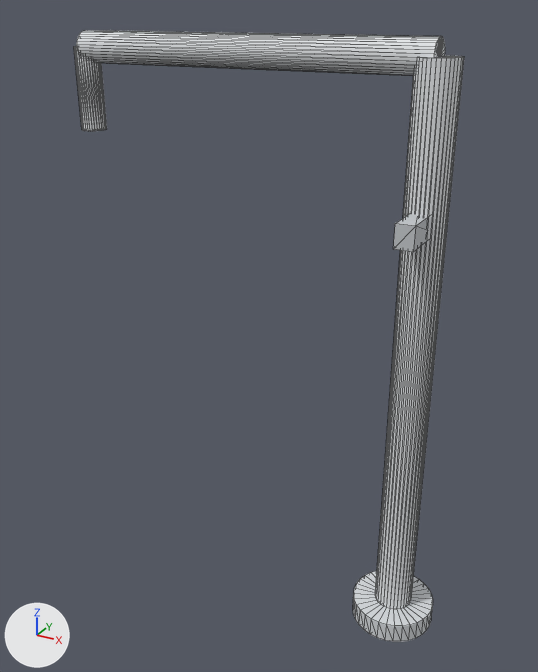
The glTF model props/filtertap-its.glb: old version first, new version second.
One viewpoint serves both versions: a 50 mm camera at (272.0, -314.0, 284.0) aimed at (112.0, -24.0, 139.0). Every picture has the same lights, and +X, +Y and +Z are marked at lower left. The picture after the commit comes second. Mesh edges are drawn as thin lines. Vertices at exactly the same position are counted once.
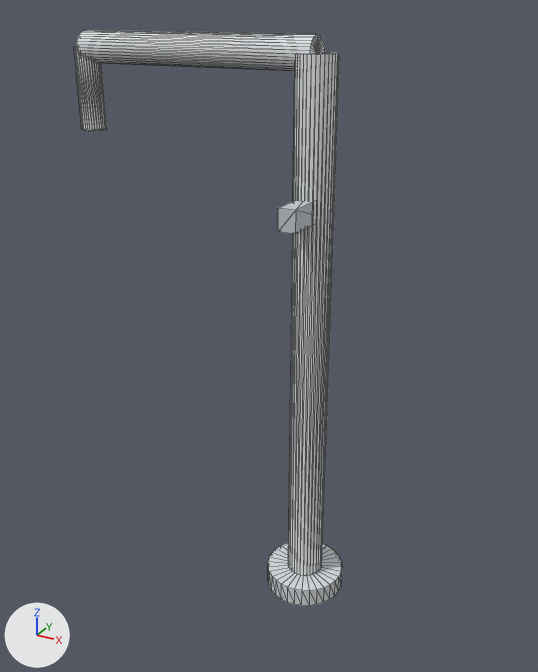
The change, as JSON lines over the scene's bpy script:
```json
{"block": "me_mesh_0", "where": "# used by ob_mesh_0; location = (0.0, 0.0, 0.0)"}
{"op": "remove", "block": "me_mesh_0", "code": "me_mesh_0.from_pydata(...)  # 269 vertices, 524 faces; spans x 9.0..205.0, y -50.0..-5.0, z 0.0..275.0"}
{"op": "add", "block": "me_mesh_0", "code": "me_mesh_0.from_pydata(...)  # 269 vertices, 524 faces; spans x 9.0..155.0, y -50.0..-5.0, z 0.0..275.0"}
{"block": "me_mesh_0", "change": "me_mesh_0 part 1: the loose piece of 8 vertices spanning x 181.0..189.0, y -50.0..-21.0, z 200.0..210.0 is moved by (-50.0, 0.0, 0.0)"}
{"block": "me_mesh_0", "change": "me_mesh_0 part 2: all 98 vertices in x 165.0..205.0, y -45.0..-5.0, z 0.0..10.0 are moved by (-50.0, 0.0, 0.0)"}
{"block": "me_mesh_0", "change": "me_mesh_0 part 3: all 65 vertices in x 176.0..194.0, y -34.0..-16.0, z 261.0..275.0 are moved by (-50.0, 0.0, 0.0)"}
```

Boxes (x1, y1, x2, y2) around the edits, measured in the pictures (538 x 672 px; the box of a moved part takes in the faces that stretch with it):
```json
{"object": "Mesh_0", "change": "reshaped", "before": [74, 30, 464, 642], "after": [74, 30, 342, 606], "on screen": "31% narrower"}
{"part": 1, "of": "me_mesh_0", "change": "moved or reshaped", "before": [393, 214, 430, 252], "after": [278, 199, 314, 234]}
{"part": 2, "of": "me_mesh_0", "change": "moved or reshaped", "before": [353, 571, 433, 642], "after": [268, 542, 342, 606]}
{"part": 3, "of": "me_mesh_0", "change": "moved or reshaped", "before": [88, 31, 464, 610], "after": [88, 31, 340, 576]}
```
